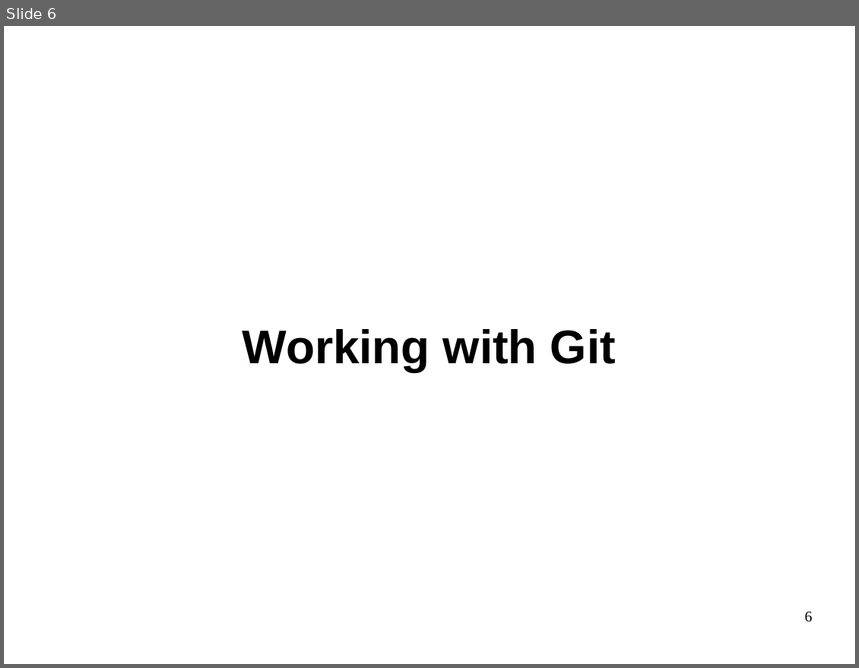
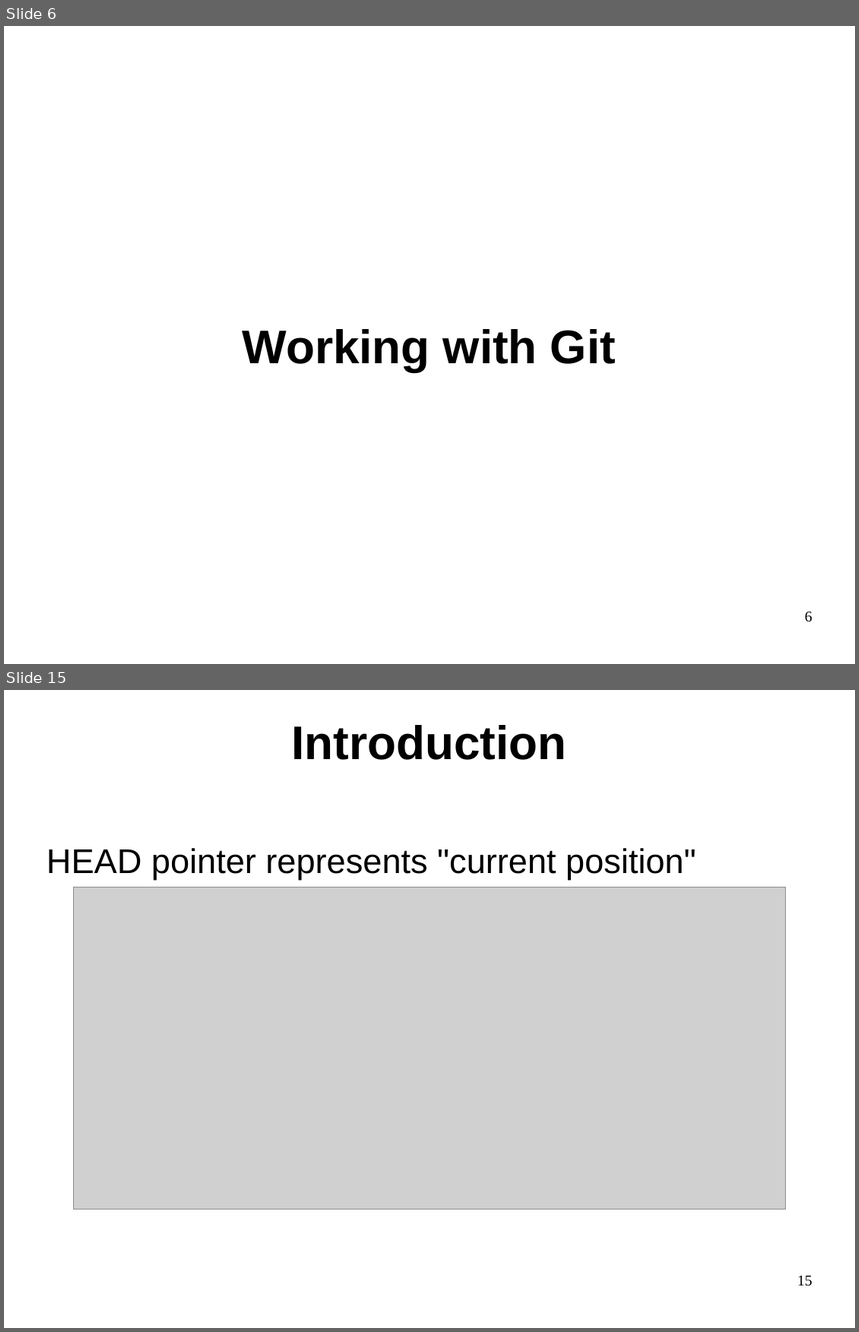
Before and after one commit to philpackmohr/git-paper, a slide deck: git-presentation.odp. Shown one above the other, each under a label of ours: slide 6 before the commit, slides 6 and 15 after it; the slides between them are not shown. The pictures are 859x668 and 859x1332 pixels, drawn with LibreOffice and Linux fonts; fonts in the diff are those of the drawing; grey boxes stand for pictures. Boxes give left, top, right and bottom in pixels: in the first picture for what was removed or moved away, otherwise in the second. Text is boxed around its words. In the diff, an @@ line names an element or a change of style, - is before the commit and + after.

```diff
--- a/git-presentation.odp
+++ b/git-presentation.odp
@@ slide 15 added at (x1=4, y1=690, x2=855, y2=1328), background #FFFFFF @@
@@ title added at (x1=292, y1=725, x2=567, y2=760), 44 pt, text #000000, bold @@
+Introduction
@@ text added at (x1=47, y1=848, x2=696, y2=880), 32 pt, text #000000 @@
+HEAD pointer represents "current position"
@@ picture added at (x1=73, y1=888, x2=787, y2=1210) @@
@@ page number added at (x1=797, y1=1276, x2=813, y2=1287), 14 pt, text #000000 @@
+15
```
Also in this commit, not shown: 26 other slides added, 1 slide removed.
